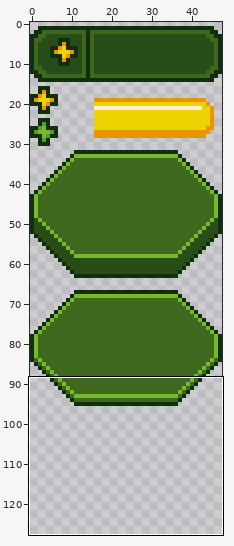
A sprite sheet gets an edit: src/assets/ui.png. Above: a wide view before the commit, with the close-up outlined.
Close-up. The starting point:
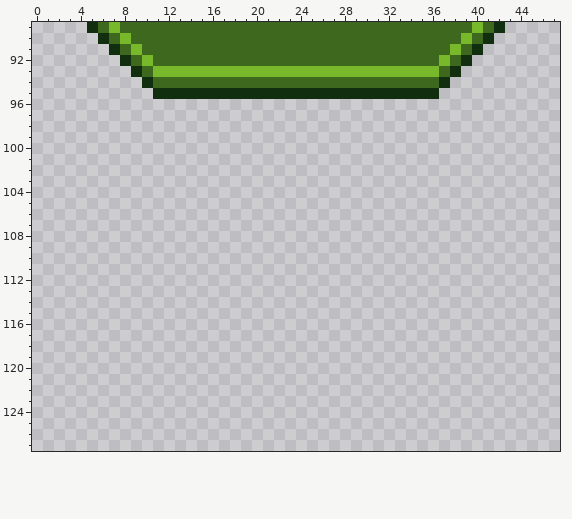
The file is 48x128 pixels. Shown: x 0..47, y 89..127.
Now the later version:
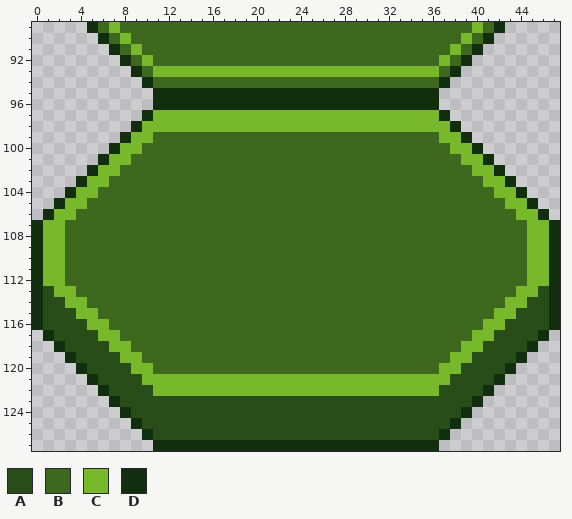
Palette (. is transparent): A #284d19  B #3d681e  C #77b92b  D #112e0e
Diff:
Changed rows in their new state; - is an unchanged pixel.
first column x 0:
 96 -----------DDDDDDDDDDDDDDDDDDDDDDDDDD-----------
 97 ----------DCCCCCCCCCCCCCCCCCCCCCCCCCCD----------
 98 ---------DCCCCCCCCCCCCCCCCCCCCCCCCCCCCD---------
 99 --------DCCBBBBBBBBBBBBBBBBBBBBBBBBBBCCD--------
100 -------DCCBBBBBBBBBBBBBBBBBBBBBBBBBBBBCCD-------
101 ------DCCBBBBBBBBBBBBBBBBBBBBBBBBBBBBBBCCD------
102 -----DCCBBBBBBBBBBBBBBBBBBBBBBBBBBBBBBBBCCD-----
103 ----DCCBBBBBBBBBBBBBBBBBBBBBBBBBBBBBBBBBBCCD----
104 ---DCCBBBBBBBBBBBBBBBBBBBBBBBBBBBBBBBBBBBBCCD---
105 --DCCBBBBBBBBBBBBBBBBBBBBBBBBBBBBBBBBBBBBBBCCD--
106 -DCCBBBBBBBBBBBBBBBBBBBBBBBBBBBBBBBBBBBBBBBBCCD-
107 DCCBBBBBBBBBBBBBBBBBBBBBBBBBBBBBBBBBBBBBBBBBBCCD
108 DCCBBBBBBBBBBBBBBBBBBBBBBBBBBBBBBBBBBBBBBBBBBCCD
109 DCCBBBBBBBBBBBBBBBBBBBBBBBBBBBBBBBBBBBBBBBBBBCCD
110 DCCBBBBBBBBBBBBBBBBBBBBBBBBBBBBBBBBBBBBBBBBBBCCD
111 DCCBBBBBBBBBBBBBBBBBBBBBBBBBBBBBBBBBBBBBBBBBBCCD
112 DCCBBBBBBBBBBBBBBBBBBBBBBBBBBBBBBBBBBBBBBBBBBCCD
113 DACCBBBBBBBBBBBBBBBBBBBBBBBBBBBBBBBBBBBBBBBBCCAD
114 DAACCBBBBBBBBBBBBBBBBBBBBBBBBBBBBBBBBBBBBBBCCAAD
115 DAAACCBBBBBBBBBBBBBBBBBBBBBBBBBBBBBBBBBBBBCCAAAD
116 DAAAACCBBBBBBBBBBBBBBBBBBBBBBBBBBBBBBBBBBCCAAAAD
117 -DAAAACCBBBBBBBBBBBBBBBBBBBBBBBBBBBBBBBBCCAAAAD-
118 --DAAAACCBBBBBBBBBBBBBBBBBBBBBBBBBBBBBBCCAAAAD--
119 ---DAAAACCBBBBBBBBBBBBBBBBBBBBBBBBBBBBCCAAAAD---
120 ----DAAAACCBBBBBBBBBBBBBBBBBBBBBBBBBBCCAAAAD----
121 -----DAAAACCCCCCCCCCCCCCCCCCCCCCCCCCCCAAAAD-----
122 ------DAAAACCCCCCCCCCCCCCCCCCCCCCCCCCAAAAD------
123 -------DAAAAAAAAAAAAAAAAAAAAAAAAAAAAAAAAD-------
124 --------DAAAAAAAAAAAAAAAAAAAAAAAAAAAAAAD--------
125 ---------DAAAAAAAAAAAAAAAAAAAAAAAAAAAAD---------
126 ----------DAAAAAAAAAAAAAAAAAAAAAAAAAAD----------
127 -----------DDDDDDDDDDDDDDDDDDDDDDDDDD-----------
